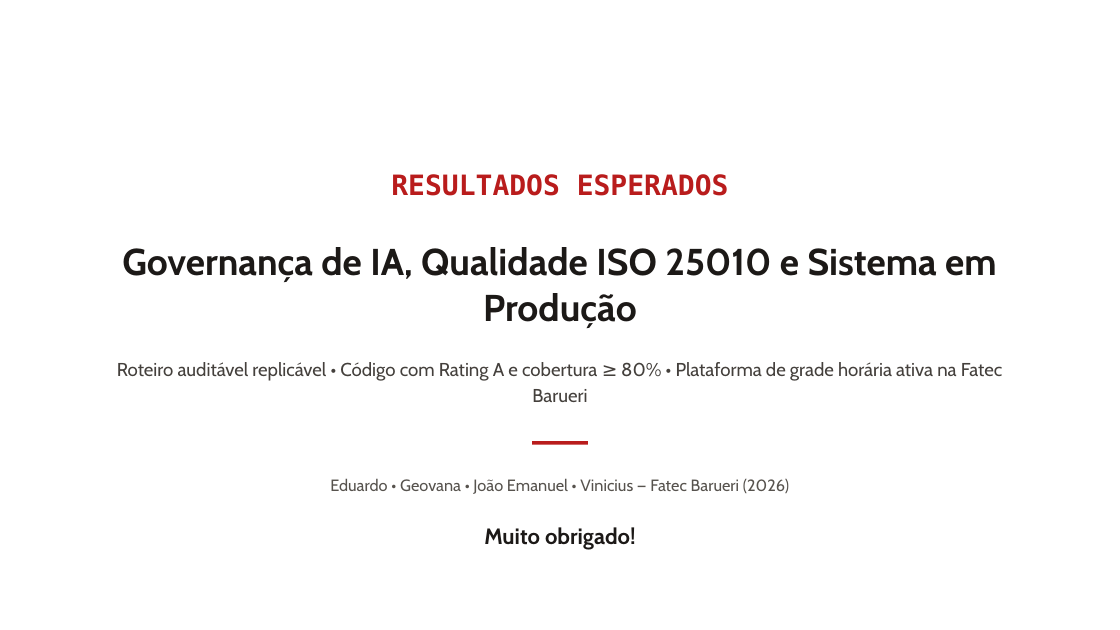
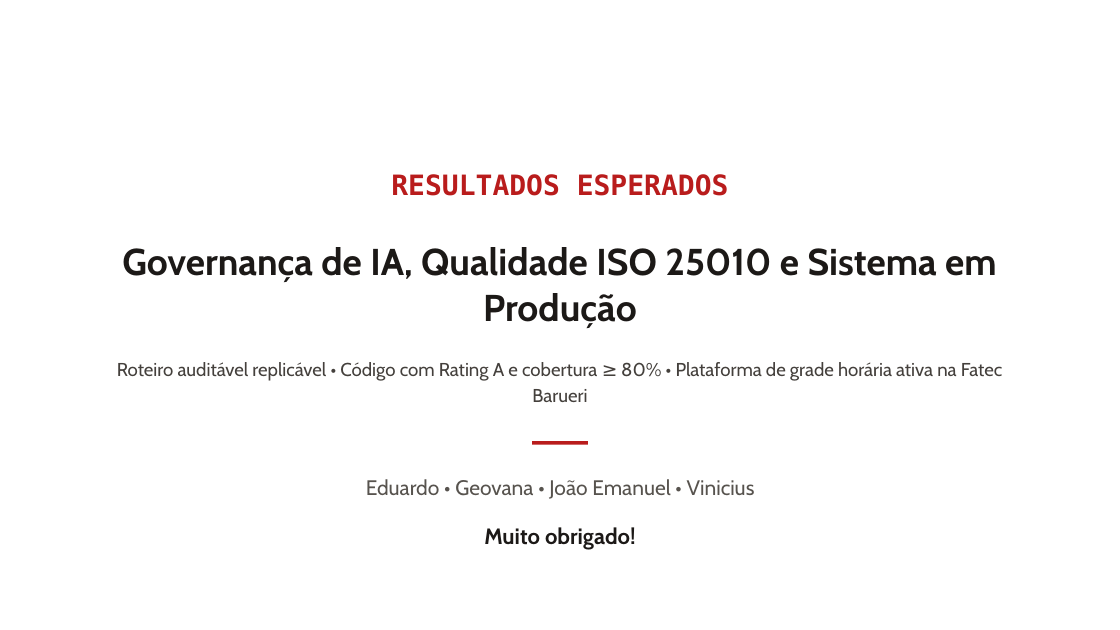
Before and after one commit to j-barcelos/ia-grade, a slide deck: slide 12 of apresentacao/TCC - SDD, TDD e IA na Grade Horária Fatec Barueri.pptx. Drawn at 1120x630 pixels with LibreOffice and Linux fonts; fonts in the diff are those of the drawing; background and template pictures are left out. Boxes give left, top, right and bottom in pixels: in the first picture for what was removed or moved away, otherwise in the second. Text is boxed around its words. In the diff, an @@ line names an element or a change of style, - is before the commit and + after.

```diff
--- a/apresentacao/TCC - SDD, TDD e IA na Grade Horária Fatec Barueri.pptx
+++ b/apresentacao/TCC - SDD, TDD e IA na Grade Horária Fatec Barueri.pptx
@@ text at bbox=[366, 479, 755, 499]: text changed; size 14 to 18 pt @@
-Eduardo • Geovana • João Emanuel • Vinicius — Fatec Barueri (2026)
+Eduardo • Geovana • João Emanuel • Vinicius
```
Also in this commit, not shown: 5 other slides changed, 1 other file.
